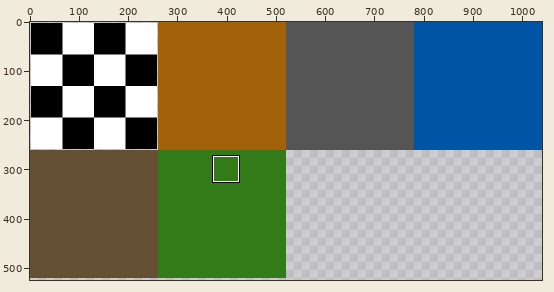
Edited in one commit: sprite sheet (SewRage/tilesets/tls_levelone/output_tileset.png). The first picture is a wide view before the edit; the outline marks the close-up.
Close-up. Before the edit:
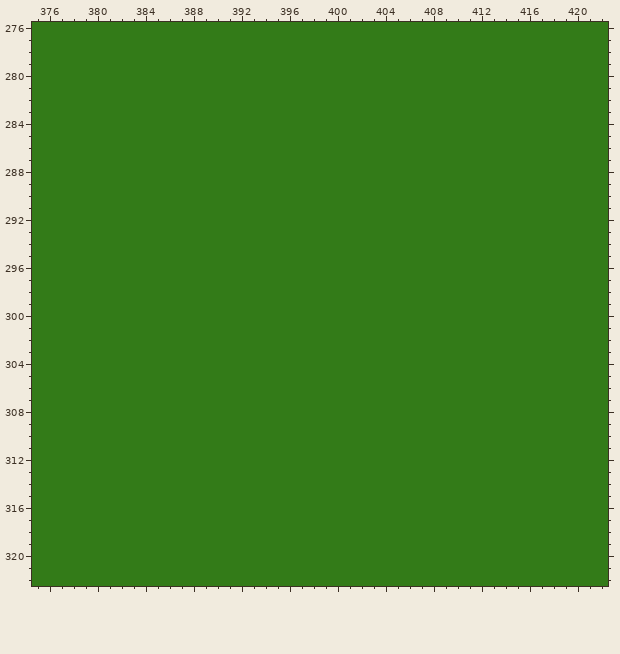
The file is 1040x1040 pixels. Colours within 5 levels of each other are drawn and written as one. Shown: x 375..422, y 276..322. The wide view leaves out empty margins. The commit also changed other parts of the picture, which this record leaves out.
After the commit:
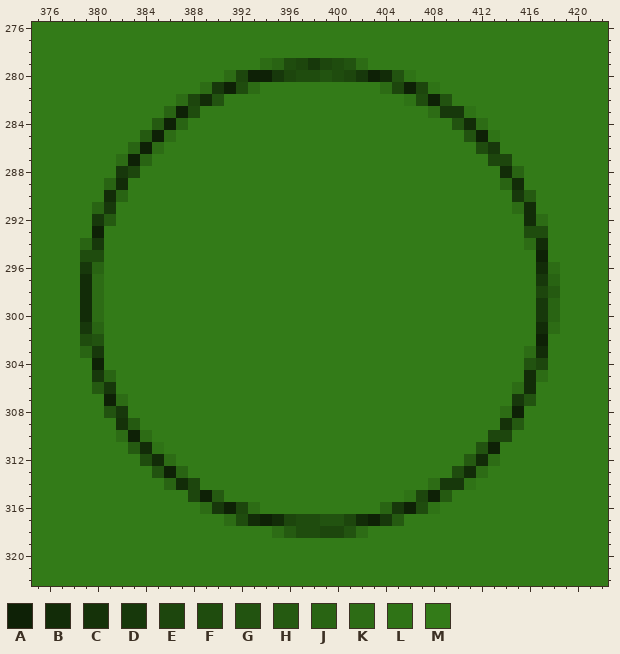
Palette (. is transparent): A #0e2106  B #122c08  C #153209  D #17380b  E #1d460d  F #1f4c0e  G #225310  H #255a11  J #296413  K #2d6c15  L #2f7316  M #337b18
From old to new:
y 279: x 394..402 MMMMMMMMM -> KJFEDEFGK
y 280: x 391..406 MMMMMMMMMMMMMMMM -> KEAADEFFGFEDABGL
y 281: x 389..393 MMMMM -> KDAFK; x 404..408 MMMMM -> KEAEL
y 282: x 387..390 MMMM -> KEBG; x 406..409 MMMM -> LFAG
y 283: x 386..388 MMM -> JAF; x 408..411 MMMM -> KDDL
y 284: x 385..387 MMM -> HAJ; x 410..412 MMM -> GBK
y 285: x 384..386 MMM -> HAK; x 411..413 MMM -> GAL
y 286: x 383..385 MMM -> JAK; x 412..413 MM -> FD
y 287: x 382..384 MMM -> KAJ; x 413..414 MM -> EE
y 288: x 382..383 MM -> DE; x 414..415 MM -> BJ
y 289: x 381..382 MM -> JB; x 414..415 MM -> JB
y 290: x 381..382 MM -> BJ; x 415..416 MM -> DH
y 291: x 380..381 MM -> JD; x 415..416 MM -> KB
y 292: x 380..381 MM -> DH; x 416..417 MM -> BK
y 293: x 380 M -> A; x 416..417 MM -> FF
y 294: x 379..380 MM -> JD; x 416..417 MM -> KB
y 295: x 379..380 MM -> FF; x 417 M -> A
y 296: x 379..380 MM -> DJ; x 417..418 MM -> BK
y 297: x 379..380 MM -> BK; x 417..418 MM -> DJ
y 298: x 379..380 MM -> BK; x 417..418 MM -> EH
y 299..300: x 379..380 MM -> BK; x 417..418 MM -> DJ
y 301: x 379..380 MM -> DJ; x 417..418 MM -> BK
y 302: x 379..380 MM -> FG; x 417 M -> A
y 303: x 379..380 MM -> JD; x 416..417 MM -> KB
y 304: x 380 M -> A; x 416..417 MM -> GE
y 305: x 380..381 MM -> DJ; x 416..417 MM -> BK
y 306: x 380..381 MM -> HD; x 415..416 MM -> KB
y 307: x 381..382 MM -> AK; x 415..416 MM -> DG
y 308: x 381..382 MM -> GD; x 414..415 MM -> KA
y 309: x 382..383 MM -> CH; x 414..415 MM -> CH
y 310: x 382..384 MMM -> KAK; x 413..414 MM -> EE
y 311: x 383..385 MMM -> HBL; x 412..413 MM -> GA
y 312: x 384..386 MMM -> FBK; x 411..413 MMM -> HBK
y 313: x 385..387 MMM -> GAJ; x 410..412 MMM -> FBK
y 314: x 386..388 MMM -> JBE; x 408..411 MMMM -> KDDL
y 315: x 388..390 MMM -> EAH; x 406..409 MMMM -> LEAH
y 316: x 389..393 MMMMM -> KDAEK; x 404..408 MMMMM -> JDAFL
y 317: x 391..405 MMMMMMMMMMMMMMM -> KFBABEFFGGEBADH
y 318: x 395..402 MMMMMMMM -> KHFFEEGK
Changed places in both close-ups, as pixel boxes (x1, y1, x2, y2):
changed: (80, 58, 560, 538)
